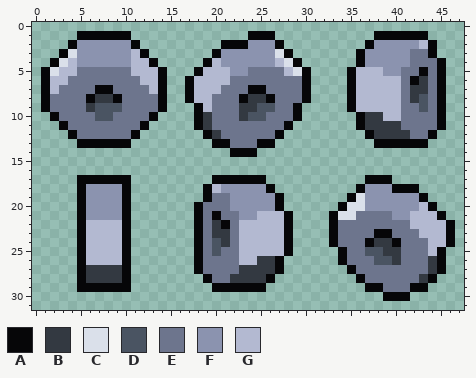
A pixel-art sprite gets an edit: assets/aseprite/nut.png. Above, as it was before the edit.
The file is 48x32 pixels.
Palette (. is transparent): A #060608  B #333941  C #dae0ea  D #4a5462  E #6d758d  F #8b93af  G #b3b9d1
The same view after the edit:
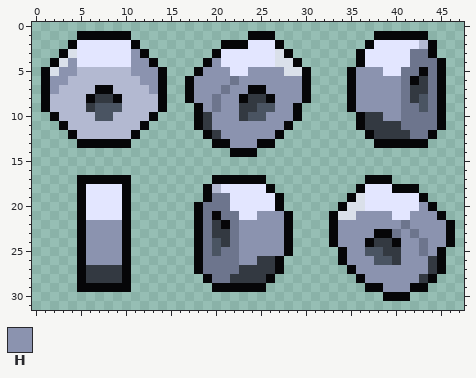
Colours new in this view: H #8b93af
The edit:
Colour F changes from #8b93af to #e3e6ff.
Colour C replaces colour G in row 4 at x 27; in row 5 at x 28.
Colour G replaces colour E in row 5 at x 5 to 10; in row 6 at x 4 to 11; in row 7 at x 3 to 6 and 9 to 12; in rows 8 to 9 at x 2 to 5 and 10 to 13; in row 10 at x 3 to 6 and 9 to 12; in row 11 at x 4 to 11.
Colour G replaces colour E in row 12 at x 5 to 10.
Colour H replaces colour E in row 5 at x 24 to 27; in row 6 at x 23 to 29; in row 7 at x 22 to 23 and 26 to 29; in row 8 at x 21 to 22 and 27 to 29; in row 9 at x 21 to 22 and 27 to 28; in row 10 at x 20 to 22 and 26 to 28.
Colour H replaces colour E in row 11 at x 20 to 27; in row 12 at x 21 to 26; in row 13 at x 22 to 24; in row 21 at x 36 to 39; in row 22 at x 34 to 40; in row 23 at x 34 to 37 and 41.
Colour H replaces colour E in row 24 at x 34 to 36 and 41 to 42; in row 25 at x 35 to 36 and 41 to 42; in row 26 at x 35 to 37 and 41 to 43; in row 27 at x 36 to 43; in row 28 at x 37 to 42; in row 29 at x 39 to 41.
Colour H replaces colour G in row 3 at x 11; in row 4 at x 4, 11 to 12 and 20; in row 5 at x 3 to 4, 11 to 13, 19 to 21 and 36 to 38; in row 6 at x 2 to 3, 12 to 13, 18 to 21 and 36 to 40; in row 7 at x 2, 13, 18 to 20 and 36 to 40; in row 8 at x 18 to 19 and 36 to 40.
Colour H replaces colour G in row 9 at x 19 and 36 to 40; in row 10 at x 39 to 40; in row 20 at x 43; in row 21 at x 25 to 27 and 42 to 44; in row 22 at x 6 to 9, 23 to 27 and 42 to 45; in row 23 at x 6 to 9, 23 to 27 and 43 to 45.
Colour H replaces colour G in row 24 at x 6 to 9, 23 to 27 and 44 to 45; in row 25 at x 6 to 9, 23 to 27 and 44; in row 26 at x 6 to 9 and 23 to 24.
Where, in picture pixels (left, top, right, bottom), the same in both pictures:
changed: (50, 40, 158, 139)
changed: (194, 40, 302, 148)
changed: (356, 40, 419, 121)
changed: (86, 184, 122, 265)
changed: (221, 184, 284, 265)
changed: (338, 184, 446, 292)
